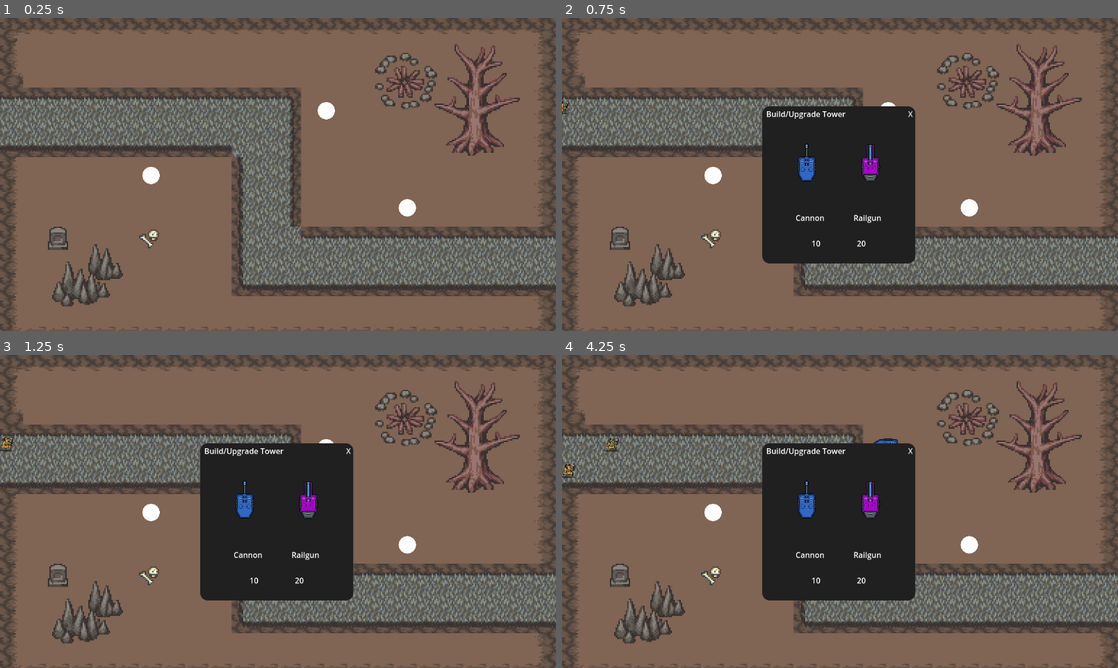
Above: before the commit, frames 1-4 (two rows, left to right).
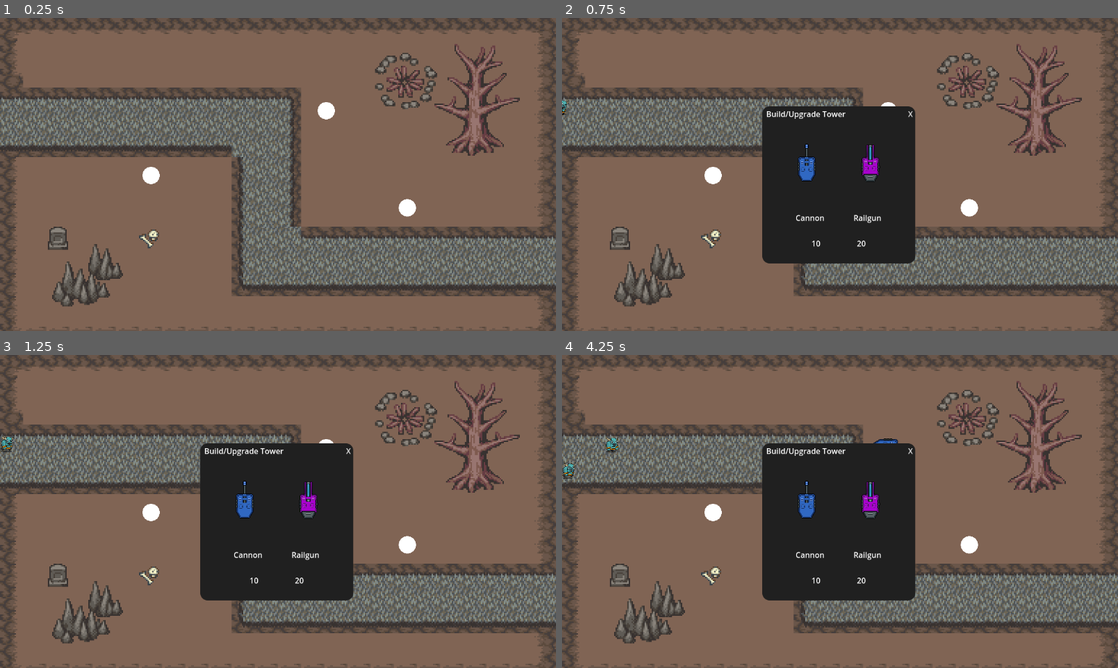
Above: after the commit, the same moments.

Repository: moepoi/Frontier-of-Hell
Game: Godot game, scene res://scenes/stages/stage_1.tscn
Two runs of this game, one before a commit and one after it. Both use one fixed random seed, a clock stepped at 60 frames per second and the inputs below.
Inputs (mouse positions are in pixels of both pictures, inside the frame that each line leads up to):
- Up to frame 1 (0.25 s): no input
- Up to frame 2 (0.75 s): tap Enter at 0.5 s; move the mouse to (712, 174) at 0.52 s; click (712, 174) at 0.67 s
- Up to frame 3 (1.25 s): no input
- Up to frame 4 (4.25 s): click "X" at 1.25 s; move the mouse to (890, 448) at 2.02 s; click (890, 448) at 2.17 s; click (806, 505) at 2.75 s; tap Space at 3.5 s; move the mouse to (967, 545) at 3.52 s; click (967, 545) at 3.67 s

Frame 1 is identical in both runs. In frame 2, less than 0.1% of the frame differs, in the area x 0-2%, y 26-32%; in frame 3, less than 0.1%; in frame 4, 0.2%, in the area x 0-11%, y 26-40%.

Commit message:
Add more enemies

Diff:
--- /dev/null
+++ b/scenes/enemies/cyclops.tscn
@@ -0,0 +1,171 @@
+[gd_scene load_steps=21 format=3 uid="uid://dxqjsq73hbgd1"]
+
+[ext_resource type="Script" path="res://scripts/enemies/enemy.gd" id="1_vqyfw"]
+[ext_resource type="Texture2D" uid="uid://cxkvhb7olncvm" path="res://assets/spritesheets/enemies/cyclops.png" id="2_tsimi"]
+
+[sub_resource type="AtlasTexture" id="AtlasTexture_02emm"]
+atlas = ExtResource("2_tsimi")
+region = Rect2(1536, 2048, 512, 512)
+
+[sub_resource type="AtlasTexture" id="AtlasTexture_4nowt"]
+atlas = ExtResource("2_tsimi")
+region = Rect2(0, 2560, 512, 512)
+
+[sub_resource type="AtlasTexture" id="AtlasTexture_ieobi"]
+atlas = ExtResource("2_tsimi")
+region = Rect2(512, 2560, 512, 512)
+
+[sub_resource type="AtlasTexture" id="AtlasTexture_vu33q"]
+atlas = ExtResource("2_tsimi")
+region = Rect2(1024, 2560, 512, 512)
+
+[sub_resource type="AtlasTexture" id="AtlasTexture_ol8b7"]
+atlas = ExtResource("2_tsimi")
+region = Rect2(1536, 0, 512, 512)
+
+[sub_resource type="AtlasTexture" id="AtlasTexture_8gjvo"]
+atlas = ExtResource("2_tsimi")
+region = Rect2(0, 512, 512, 512)
+
+[sub_resource type="AtlasTexture" id="AtlasTexture_wkd5o"]
+atlas = ExtResource("2_tsimi")
+region = Rect2(512, 512, 512, 512)
+
+[sub_resource type="AtlasTexture" id="AtlasTexture_3onui"]
+atlas = ExtResource("2_tsimi")
+region = Rect2(1024, 512, 512, 512)
+
+[sub_resource type="AtlasTexture" id="AtlasTexture_lffse"]
+atlas = ExtResource("2_tsimi")
+region = Rect2(1536, 4096, 512, 512)
+
+[sub_resource type="AtlasTexture" id="AtlasTexture_fe0q1"]
+atlas = ExtResource("2_tsimi")
+region = Rect2(0, 4608, 512, 512)
+
+[sub_resource type="AtlasTexture" id="AtlasTexture_ll1ic"]
+atlas = ExtResource("2_tsimi")
+region = Rect2(512, 4608, 512, 512)
+
+[sub_resource type="AtlasTexture" id="AtlasTexture_2b7r7"]
+atlas = ExtResource("2_tsimi")
+region = Rect2(1024, 4608, 512, 512)
+
+[sub_resource type="AtlasTexture" id="AtlasTexture_i5q0p"]
+atlas = ExtResource("2_tsimi")
+region = Rect2(1536, 6144, 512, 512)
+
+[sub_resource type="AtlasTexture" id="AtlasTexture_oloxg"]
+atlas = ExtResource("2_tsimi")
+region = Rect2(0, 6656, 512, 512)
+
+[sub_resource type="AtlasTexture" id="AtlasTexture_j6ekq"]
+atlas = ExtResource("2_tsimi")
+region = Rect2(512, 6656, 512, 512)
+
+[sub_resource type="AtlasTexture" id="AtlasTexture_ky0gu"]
+atlas = ExtResource("2_tsimi")
+region = Rect2(1024, 6656, 512, 512)
+
+[sub_resource type="SpriteFrames" id="SpriteFrames_2gjkv"]
+animations = [{
+"frames": [{
+"duration": 1.0,
+"texture": SubResource("AtlasTexture_02emm")
+}, {
+"duration": 1.0,
+"texture": SubResource("AtlasTexture_4nowt")
+}, {
+"duration": 1.0,
+"texture": SubResource("AtlasTexture_ieobi")
+}, {
+"duration": 1.0,
+"texture": SubResource("AtlasTexture_vu33q")
+}],
+"loop": true,
+"name": &"back",
+"speed": 5.0
+}, {
+"frames": [{
+"duration": 1.0,
+"texture": SubResource("AtlasTexture_ol8b7")
+}, {
+"duration": 1.0,
+"texture": SubResource("AtlasTexture_8gjvo")
+}, {
+"duration": 1.0,
+"texture": SubResource("AtlasTexture_wkd5o")
+}, {
+"duration": 1.0,
+"texture": SubResource("AtlasTexture_3onui")
+}],
+"loop": true,
+"name": &"front",
+"speed": 5.0
+}, {
+"frames": [{
+"duration": 1.0,
+"texture": SubResource("AtlasTexture_lffse")
+}, {
+"duration": 1.0,
+"texture": SubResource("AtlasTexture_fe0q1")
+}, {
+"duration": 1.0,
+"texture": SubResource("AtlasTexture_ll1ic")
+}, {
+"duration": 1.0,
+"texture": SubResource("AtlasTexture_2b7r7")
+}],
+"loop": true,
+"name": &"left",
+"speed": 5.0
+}, {
+"frames": [{
+"duration": 1.0,
+"texture": SubResource("AtlasTexture_i5q0p")
+}, {
+"duration": 1.0,
+"texture": SubResource("AtlasTexture_oloxg")
+}, {
+"duration": 1.0,
+"texture": SubResource("AtlasTexture_j6ekq")
+}, {
+"duration": 1.0,
+"texture": SubResource("AtlasTexture_ky0gu")
+}],
+"loop": true,
+"name": &"right",
+"speed": 5.0
+}]
+
+[sub_resource type="CapsuleShape2D" id="CapsuleShape2D_5hy1j"]
+radius = 21.0065
+height = 42.013
+
+[node name="Enemy" type="PathFollow2D"]
+rotation = 0.00699289
+rotates = false
+loop = false
+script = ExtResource("1_vqyfw")
+
+[node name="EnemyBody" type="CharacterBody2D" parent="." groups=["Enemy"]]
+
+[node name="AnimatedSprite2D" type="AnimatedSprite2D" parent="EnemyBody"]
+position = Vector2(9.15527e-05, 0.00012207)
+scale = Vector2(0.09, 0.089)
+sprite_frames = SubResource("SpriteFrames_2gjkv")
+animation = &"right"
+autoplay = "right"
+
+[node name="CollisionShape2D" type="CollisionShape2D" parent="EnemyBody"]
+position = Vector2(-0.992983, 1.00696)
+shape = SubResource("CapsuleShape2D_5hy1j")
+
+[node name="HealthBar" type="ProgressBar" parent="EnemyBody"]
+modulate = Color(0.431373, 0.815686, 0, 1)
+offset_left = -15.1814
+offset_top = -25.8945
+offset_right = 86.8186
+offset_bottom = 1.10553
+scale = Vector2(0.3, 0.3)
+show_percentage = false
--- /dev/null
+++ b/scenes/enemies/demon.tscn
@@ -0,0 +1,172 @@
+[gd_scene load_steps=21 format=3 uid="uid://btaiqm84ygubk"]
+
+[ext_resource type="Script" path="res://scripts/enemies/enemy.gd" id="1_7h4t3"]
+[ext_resource type="Texture2D" uid="uid://dfdhwhurk5fbm" path="res://assets/spritesheets/enemies/demon.png" id="2_kwsco"]
+
+[sub_resource type="AtlasTexture" id="AtlasTexture_10024"]
+atlas = ExtResource("2_kwsco")
+region = Rect2(1536, 2048, 512, 512)
+
+[sub_resource type="AtlasTexture" id="AtlasTexture_00dy0"]
+atlas = ExtResource("2_kwsco")
+region = Rect2(0, 2560, 512, 512)
+
+[sub_resource type="AtlasTexture" id="AtlasTexture_culrj"]
+atlas = ExtResource("2_kwsco")
+region = Rect2(512, 2560, 512, 512)
+
+[sub_resource type="AtlasTexture" id="AtlasTexture_0vaxq"]
+atlas = ExtResource("2_kwsco")
+region = Rect2(1024, 2560, 512, 512)
+
+[sub_resource type="AtlasTexture" id="AtlasTexture_3mqix"]
+atlas = ExtResource("2_kwsco")
+region = Rect2(1536, 0, 512, 512)
+
+[sub_resource type="AtlasTexture" id="AtlasTexture_wfj0a"]
+atlas = ExtResource("2_kwsco")
+region = Rect2(0, 512, 512, 512)
+
+[sub_resource type="AtlasTexture" id="AtlasTexture_t8isr"]
+atlas = ExtResource("2_kwsco")
+region = Rect2(512, 512, 512, 512)
+
+[sub_resource type="AtlasTexture" id="AtlasTexture_xmbaf"]
+atlas = ExtResource("2_kwsco")
+region = Rect2(1024, 512, 512, 512)
+
+[sub_resource type="AtlasTexture" id="AtlasTexture_de3hb"]
+atlas = ExtResource("2_kwsco")
+region = Rect2(1536, 4096, 512, 512)
+
+[sub_resource type="AtlasTexture" id="AtlasTexture_wbpcu"]
+atlas = ExtResource("2_kwsco")
+region = Rect2(0, 4608, 512, 512)
+
+[sub_resource type="AtlasTexture" id="AtlasTexture_vtwgm"]
+atlas = ExtResource("2_kwsco")
+region = Rect2(512, 4608, 512, 512)
+
+[sub_resource type="AtlasTexture" id="AtlasTexture_klw0b"]
+atlas = ExtResource("2_kwsco")
+region = Rect2(1024, 4608, 512, 512)
+
+[sub_resource type="AtlasTexture" id="AtlasTexture_8x1s8"]
+atlas = ExtResource("2_kwsco")
+region = Rect2(1536, 6144, 512, 512)
+
+[sub_resource type="AtlasTexture" id="AtlasTexture_4ma7v"]
+atlas = ExtResource("2_kwsco")
+region = Rect2(0, 6656, 512, 512)
+
+[sub_resource type="AtlasTexture" id="AtlasTexture_s61h2"]
+atlas = ExtResource("2_kwsco")
+region = Rect2(512, 6656, 512, 512)
+
+[sub_resource type="AtlasTexture" id="AtlasTexture_h1ctc"]
+atlas = ExtResource("2_kwsco")
+region = Rect2(1024, 6656, 512, 512)
+
+[sub_resource type="SpriteFrames" id="SpriteFrames_nh3e1"]
+animations = [{
+"frames": [{
+"duration": 1.0,
+"texture": SubResource("AtlasTexture_10024")
+}, {
+"duration": 1.0,
+"texture": SubResource("AtlasTexture_00dy0")
+}, {
+"duration": 1.0,
+"texture": SubResource("AtlasTexture_culrj")
+}, {
+"duration": 1.0,
+"texture": SubResource("AtlasTexture_0vaxq")
+}],
+"loop": true,
+"name": &"back",
+"speed": 5.0
+}, {
+"frames": [{
+"duration": 1.0,
+"texture": SubResource("AtlasTexture_3mqix")
+}, {
+"duration": 1.0,
+"texture": SubResource("AtlasTexture_wfj0a")
+}, {
+"duration": 1.0,
+"texture": SubResource("AtlasTexture_t8isr")
+}, {
+"duration": 1.0,
+"texture": SubResource("AtlasTexture_xmbaf")
+}],
+"loop": true,
+"name": &"front",
+"speed": 5.0
+}, {
+"frames": [{
+"duration": 1.0,
+"texture": SubResource("AtlasTexture_de3hb")
+}, {
+"duration": 1.0,
+"texture": SubResource("AtlasTexture_wbpcu")
+}, {
+"duration": 1.0,
+"texture": SubResource("AtlasTexture_vtwgm")
+}, {
+"duration": 1.0,
+"texture": SubResource("AtlasTexture_klw0b")
+}],
+"loop": true,
+"name": &"left",
+"speed": 5.0
+}, {
+"frames": [{
+"duration": 1.0,
+"texture": SubResource("AtlasTexture_8x1s8")
+}, {
+"duration": 1.0,
+"texture": SubResource("AtlasTexture_4ma7v")
+}, {
+"duration": 1.0,
+"texture": SubResource("AtlasTexture_s61h2")
+}, {
+"duration": 1.0,
+"texture": SubResource("AtlasTexture_h1ctc")
+}],
+"loop": true,
+"name": &"right",
+"speed": 5.0
+}]
+
+[sub_resource type="CapsuleShape2D" id="CapsuleShape2D_5hy1j"]
+radius = 21.0065
+height = 42.013
+
+[node name="Enemy" type="PathFollow2D"]
+rotation = 0.00699289
+rotates = false
+loop = false
+script = ExtResource("1_7h4t3")
+
+[node name="EnemyBody" type="CharacterBody2D" parent="." groups=["Enemy"]]
+
+[node name="AnimatedSprite2D" type="AnimatedSprite2D" parent="EnemyBody"]
+position = Vector2(9.15527e-05, 0.00012207)
+scale = Vector2(0.09, 0.089)
+sprite_frames = SubResource("SpriteFrames_nh3e1")
+animation = &"back"
+autoplay = "right"
+frame_progress = 0.853856
+
+[node name="CollisionShape2D" type="CollisionShape2D" parent="EnemyBody"]
+position = Vector2(-0.992983, 1.00696)
+shape = SubResource("CapsuleShape2D_5hy1j")
+
+[node name="HealthBar" type="ProgressBar" parent="EnemyBody"]
+modulate = Color(0.431373, 0.815686, 0, 1)
+offset_left = -15.1814
+offset_top = -25.8945
+offset_right = 86.8186
+offset_bottom = 1.10553
+scale = Vector2(0.3, 0.3)
+show_percentage = false
--- /dev/null
+++ b/scenes/enemies/demon_boar.tscn
@@ -0,0 +1,171 @@
+[gd_scene load_steps=21 format=3 uid="uid://bajs6ngory3qo"]
+
+[ext_resource type="Script" path="res://scripts/enemies/enemy.gd" id="1_00y7u"]
+[ext_resource type="Texture2D" uid="uid://d1q5q70hng32n" path="res://assets/spritesheets/enemies/demon-boar.png" id="2_jti63"]
+
+[sub_resource type="AtlasTexture" id="AtlasTexture_lpyls"]
+atlas = ExtResource("2_jti63")
+region = Rect2(1536, 2048, 512, 512)
+
+[sub_resource type="AtlasTexture" id="AtlasTexture_860ph"]
+atlas = ExtResource("2_jti63")
+region = Rect2(0, 2560, 512, 512)
+
+[sub_resource type="AtlasTexture" id="AtlasTexture_dabs2"]
+atlas = ExtResource("2_jti63")
+region = Rect2(512, 2560, 512, 512)
+
+[sub_resource type="AtlasTexture" id="AtlasTexture_ntvbs"]
+atlas = ExtResource("2_jti63")
+region = Rect2(1024, 2560, 512, 512)
+
+[sub_resource type="AtlasTexture" id="AtlasTexture_7uatc"]
+atlas = ExtResource("2_jti63")
+region = Rect2(1536, 0, 512, 512)
+
+[sub_resource type="AtlasTexture" id="AtlasTexture_ray5k"]
+atlas = ExtResource("2_jti63")
+region = Rect2(0, 512, 512, 512)
+
+[sub_resource type="AtlasTexture" id="AtlasTexture_tbpvq"]
+atlas = ExtResource("2_jti63")
+region = Rect2(512, 512, 512, 512)
+
+[sub_resource type="AtlasTexture" id="AtlasTexture_1y7jo"]
+atlas = ExtResource("2_jti63")
+region = Rect2(1024, 512, 512, 512)
+
+[sub_resource type="AtlasTexture" id="AtlasTexture_0bdj2"]
+atlas = ExtResource("2_jti63")
+region = Rect2(1536, 4096, 512, 512)
+
+[sub_resource type="AtlasTexture" id="AtlasTexture_hkv0q"]
+atlas = ExtResource("2_jti63")
+region = Rect2(0, 4608, 512, 512)
+
+[sub_resource type="AtlasTexture" id="AtlasTexture_jtpsr"]
+atlas = ExtResource("2_jti63")
+region = Rect2(512, 4608, 512, 512)
+
+[sub_resource type="AtlasTexture" id="AtlasTexture_11ju7"]
+atlas = ExtResource("2_jti63")
+region = Rect2(1024, 4608, 512, 512)
+
+[sub_resource type="AtlasTexture" id="AtlasTexture_hhppb"]
+atlas = ExtResource("2_jti63")
+region = Rect2(1536, 6144, 512, 512)
+
+[sub_resource type="AtlasTexture" id="AtlasTexture_fehrm"]
+atlas = ExtResource("2_jti63")
+region = Rect2(0, 6656, 512, 512)
+
+[sub_resource type="AtlasTexture" id="AtlasTexture_rnp8l"]
+atlas = ExtResource("2_jti63")
+region = Rect2(512, 6656, 512, 512)
+
+[sub_resource type="AtlasTexture" id="AtlasTexture_52nyu"]
+atlas = ExtResource("2_jti63")
+region = Rect2(1024, 6656, 512, 512)
+
+[sub_resource type="SpriteFrames" id="SpriteFrames_ny71s"]
+animations = [{
+"frames": [{
+"duration": 1.0,
+"texture": SubResource("AtlasTexture_lpyls")
+}, {
+"duration": 1.0,
+"texture": SubResource("AtlasTexture_860ph")
+}, {
+"duration": 1.0,
+"texture": SubResource("AtlasTexture_dabs2")
+}, {
+"duration": 1.0,
+"texture": SubResource("AtlasTexture_ntvbs")
+}],
+"loop": true,
+"name": &"back",
+"speed": 5.0
+}, {
+"frames": [{
+"duration": 1.0,
+"texture": SubResource("AtlasTexture_7uatc")
+}, {
+"duration": 1.0,
+"texture": SubResource("AtlasTexture_ray5k")
+}, {
+"duration": 1.0,
+"texture": SubResource("AtlasTexture_tbpvq")
+}, {
+"duration": 1.0,
+"texture": SubResource("AtlasTexture_1y7jo")
+}],
+"loop": true,
+"name": &"front",
+"speed": 5.0
+}, {
+"frames": [{
+"duration": 1.0,
+"texture": SubResource("AtlasTexture_0bdj2")
+}, {
+"duration": 1.0,
+"texture": SubResource("AtlasTexture_hkv0q")
+}, {
+"duration": 1.0,
+"texture": SubResource("AtlasTexture_jtpsr")
+}, {
+"duration": 1.0,
+"texture": SubResource("AtlasTexture_11ju7")
+}],
+"loop": true,
+"name": &"left",
+"speed": 5.0
+}, {
+"frames": [{
+"duration": 1.0,
+"texture": SubResource("AtlasTexture_hhppb")
+}, {
+"duration": 1.0,
+"texture": SubResource("AtlasTexture_fehrm")
+}, {
+"duration": 1.0,
+"texture": SubResource("AtlasTexture_rnp8l")
+}, {
+"duration": 1.0,
+"texture": SubResource("AtlasTexture_52nyu")
+}],
+"loop": true,
+"name": &"right",
+"speed": 5.0
+}]
+
+[sub_resource type="CapsuleShape2D" id="CapsuleShape2D_5hy1j"]
+radius = 21.0065
+height = 42.013
+
+[node name="Enemy" type="PathFollow2D"]
+rotation = 0.00699289
+rotates = false
+loop = false
+script = ExtResource("1_00y7u")
+
+[node name="EnemyBody" type="CharacterBody2D" parent="." groups=["Enemy"]]
+
+[node name="AnimatedSprite2D" type="AnimatedSprite2D" parent="EnemyBody"]
+position = Vector2(9.15527e-05, 0.00012207)
+scale = Vector2(0.09, 0.089)
+sprite_frames = SubResource("SpriteFrames_ny71s")
+animation = &"right"
+autoplay = "right"
+
+[node name="CollisionShape2D" type="CollisionShape2D" parent="EnemyBody"]
+position = Vector2(-0.992983, 1.00696)
+shape = SubResource("CapsuleShape2D_5hy1j")
+
+[node name="HealthBar" type="ProgressBar" parent="EnemyBody"]
+modulate = Color(0.431373, 0.815686, 0, 1)
+offset_left = -15.1814
+offset_top = -25.8945
+offset_right = 86.8186
+offset_bottom = 1.10553
+scale = Vector2(0.3, 0.3)
+show_percentage = false
--- /dev/null
+++ b/scenes/enemies/demon_fungus.tscn
@@ -0,0 +1,173 @@
+[gd_scene load_steps=21 format=3 uid="uid://sbr727jduiqw"]
+
+[ext_resource type="Script" path="res://scripts/enemies/enemy.gd" id="1_4wu2v"]
+[ext_resource type="Texture2D" uid="uid://bfyws0srbawxx" path="res://assets/spritesheets/enemies/demon-fungus.png" id="2_jkw1p"]
+
+[sub_resource type="AtlasTexture" id="AtlasTexture_dt5pf"]
+atlas = ExtResource("2_jkw1p")
+region = Rect2(1536, 2048, 512, 512)
+
+[sub_resource type="AtlasTexture" id="AtlasTexture_w053b"]
+atlas = ExtResource("2_jkw1p")
+region = Rect2(0, 2560, 512, 512)
+
+[sub_resource type="AtlasTexture" id="AtlasTexture_jgmu6"]
+atlas = ExtResource("2_jkw1p")
+region = Rect2(512, 2560, 512, 512)
+
+[sub_resource type="AtlasTexture" id="AtlasTexture_qjv30"]
+atlas = ExtResource("2_jkw1p")
+region = Rect2(1024, 2560, 512, 512)
+
+[sub_resource type="AtlasTexture" id="AtlasTexture_pq10w"]
+atlas = ExtResource("2_jkw1p")
+region = Rect2(1536, 0, 512, 512)
+
+[sub_resource type="AtlasTexture" id="AtlasTexture_ra4kd"]
+atlas = ExtResource("2_jkw1p")
+region = Rect2(0, 512, 512, 512)
+
+[sub_resource type="AtlasTexture" id="AtlasTexture_vppnh"]
+atlas = ExtResource("2_jkw1p")
+region = Rect2(512, 512, 512, 512)
+
+[sub_resource type="AtlasTexture" id="AtlasTexture_mx1o8"]
+atlas = ExtResource("2_jkw1p")
+region = Rect2(1024, 512, 512, 512)
+
+[sub_resource type="AtlasTexture" id="AtlasTexture_qlghv"]
+atlas = ExtResource("2_jkw1p")
+region = Rect2(1536, 4096, 512, 512)
+
+[sub_resource type="AtlasTexture" id="AtlasTexture_t7dqq"]
+atlas = ExtResource("2_jkw1p")
+region = Rect2(0, 4608, 512, 512)
+
+[sub_resource type="AtlasTexture" id="AtlasTexture_l7061"]
+atlas = ExtResource("2_jkw1p")
+region = Rect2(512, 4608, 512, 512)
+
+[sub_resource type="AtlasTexture" id="AtlasTexture_qcnku"]
+atlas = ExtResource("2_jkw1p")
+region = Rect2(1024, 4608, 512, 512)
+
+[sub_resource type="AtlasTexture" id="AtlasTexture_ibux8"]
+atlas = ExtResource("2_jkw1p")
+region = Rect2(1536, 6144, 512, 512)
+
+[sub_resource type="AtlasTexture" id="AtlasTexture_daege"]
+atlas = ExtResource("2_jkw1p")
+region = Rect2(0, 6656, 512, 512)
+
+[sub_resource type="AtlasTexture" id="AtlasTexture_gv5sd"]
+atlas = ExtResource("2_jkw1p")
+region = Rect2(512, 6656, 512, 512)
+
+[sub_resource type="AtlasTexture" id="AtlasTexture_x8ovq"]
+atlas = ExtResource("2_jkw1p")
+region = Rect2(1024, 6656, 512, 512)
+
+[sub_resource type="SpriteFrames" id="SpriteFrames_5yy3x"]
+animations = [{
+"frames": [{
+"duration": 1.0,
+"texture": SubResource("AtlasTexture_dt5pf")
+}, {
+"duration": 1.0,
+"texture": SubResource("AtlasTexture_w053b")
+}, {
+"duration": 1.0,
+"texture": SubResource("AtlasTexture_jgmu6")
+}, {
+"duration": 1.0,
+"texture": SubResource("AtlasTexture_qjv30")
+}],
+"loop": true,
+"name": &"back",
+"speed": 5.0
+}, {
+"frames": [{
+"duration": 1.0,
+"texture": SubResource("AtlasTexture_pq10w")
+}, {
+"duration": 1.0,
+"texture": SubResource("AtlasTexture_ra4kd")
+}, {
+"duration": 1.0,
+"texture": SubResource("AtlasTexture_vppnh")
+}, {
+"duration": 1.0,
+"texture": SubResource("AtlasTexture_mx1o8")
+}],
+"loop": true,
+"name": &"front",
+"speed": 5.0
+}, {
+"frames": [{
+"duration": 1.0,
+"texture": SubResource("AtlasTexture_qlghv")
+}, {
+"duration": 1.0,
+"texture": SubResource("AtlasTexture_t7dqq")
+}, {
+"duration": 1.0,
+"texture": SubResource("AtlasTexture_l7061")
+}, {
+"duration": 1.0,
+"texture": SubResource("AtlasTexture_qcnku")
+}],
+"loop": true,
+"name": &"left",
+"speed": 5.0
+}, {
+"frames": [{
+"duration": 1.0,
+"texture": SubResource("AtlasTexture_ibux8")
+}, {
+"duration": 1.0,
+"texture": SubResource("AtlasTexture_daege")
+}, {
+"duration": 1.0,
+"texture": SubResource("AtlasTexture_gv5sd")
+}, {
+"duration": 1.0,
+"texture": SubResource("AtlasTexture_x8ovq")
+}],
+"loop": true,
+"name": &"right",
+"speed": 5.0
+}]
+
+[sub_resource type="CapsuleShape2D" id="CapsuleShape2D_5hy1j"]
+radius = 21.0065
+height = 42.013
+
+[node name="Enemy" type="PathFollow2D"]
+rotation = 0.00699289
+rotates = false
+loop = false
+script = ExtResource("1_4wu2v")
+
+[node name="EnemyBody" type="CharacterBody2D" parent="." groups=["Enemy"]]
+
+[node name="AnimatedSprite2D" type="AnimatedSprite2D" parent="EnemyBody"]
+position = Vector2(9.15527e-05, 0.00012207)
+scale = Vector2(0.09, 0.089)
+sprite_frames = SubResource("SpriteFrames_5yy3x")
+animation = &"right"
+autoplay = "right"
+frame = 2
+frame_progress = 0.287168
+
+[node name="CollisionShape2D" type="CollisionShape2D" parent="EnemyBody"]
+position = Vector2(-0.992983, 1.00696)
+shape = SubResource("CapsuleShape2D_5hy1j")
+
+[node name="HealthBar" type="ProgressBar" parent="EnemyBody"]
+modulate = Color(0.431373, 0.815686, 0, 1)
+offset_left = -15.1814
+offset_top = -25.8945
+offset_right = 86.8186
+offset_bottom = 1.10553
+scale = Vector2(0.3, 0.3)
+show_percentage = false
--- /dev/null
+++ b/scenes/enemies/demon_shark.tscn
@@ -0,0 +1,172 @@
+[gd_scene load_steps=21 format=3 uid="uid://dud7to2ncqrqe"]
+
+[ext_resource type="Script" path="res://scripts/enemies/enemy.gd" id="1_m5a36"]
+[ext_resource type="Texture2D" uid="uid://dgegmre1q57o5" path="res://assets/spritesheets/enemies/demon-shark.png" id="2_6ikdk"]
+
+[sub_resource type="AtlasTexture" id="AtlasTexture_epaj2"]
+atlas = ExtResource("2_6ikdk")
+region = Rect2(1536, 2048, 512, 512)
+
+[sub_resource type="AtlasTexture" id="AtlasTexture_1crj8"]
+atlas = ExtResource("2_6ikdk")
+region = Rect2(0, 2560, 512, 512)
+
+[sub_resource type="AtlasTexture" id="AtlasTexture_g5ym8"]
+atlas = ExtResource("2_6ikdk")
+region = Rect2(512, 2560, 512, 512)
+
+[sub_resource type="AtlasTexture" id="AtlasTexture_d2v6e"]
+atlas = ExtResource("2_6ikdk")
+region = Rect2(1024, 2560, 512, 512)
+
+[sub_resource type="AtlasTexture" id="AtlasTexture_uu6ue"]
+atlas = ExtResource("2_6ikdk")
+region = Rect2(1536, 0, 512, 512)
+
+[sub_resource type="AtlasTexture" id="AtlasTexture_wtl6a"]
+atlas = ExtResource("2_6ikdk")
+region = Rect2(0, 512, 512, 512)
+
+[sub_resource type="AtlasTexture" id="AtlasTexture_7kbww"]
+atlas = ExtResource("2_6ikdk")
+region = Rect2(512, 512, 512, 512)
+
+[sub_resource type="AtlasTexture" id="AtlasTexture_vbg20"]
+atlas = ExtResource("2_6ikdk")
+region = Rect2(1024, 512, 512, 512)
+
+[sub_resource type="AtlasTexture" id="AtlasTexture_y6wen"]
+atlas = ExtResource("2_6ikdk")
+region = Rect2(1536, 4096, 512, 512)
+
+[sub_resource type="AtlasTexture" id="AtlasTexture_1ie2v"]
+atlas = ExtResource("2_6ikdk")
+region = Rect2(0, 4608, 512, 512)
+
+[sub_resource type="AtlasTexture" id="AtlasTexture_e20cw"]
+atlas = ExtResource("2_6ikdk")
+region = Rect2(512, 4608, 512, 512)
+
+[sub_resource type="AtlasTexture" id="AtlasTexture_jdojy"]
+atlas = ExtResource("2_6ikdk")
+region = Rect2(1024, 4608, 512, 512)
+
+[sub_resource type="AtlasTexture" id="AtlasTexture_q8wo0"]
+atlas = ExtResource("2_6ikdk")
+region = Rect2(1536, 6144, 512, 512)
+
+[sub_resource type="AtlasTexture" id="AtlasTexture_qmced"]
+atlas = ExtResource("2_6ikdk")
+region = Rect2(0, 6656, 512, 512)
+
+[sub_resource type="AtlasTexture" id="AtlasTexture_044ys"]
+atlas = ExtResource("2_6ikdk")
+region = Rect2(512, 6656, 512, 512)
+
+[sub_resource type="AtlasTexture" id="AtlasTexture_yuu54"]
+atlas = ExtResource("2_6ikdk")
+region = Rect2(1024, 6656, 512, 512)
+
+[sub_resource type="SpriteFrames" id="SpriteFrames_3g1io"]
+animations = [{
+"frames": [{
+"duration": 1.0,
+"texture": SubResource("AtlasTexture_epaj2")
+}, {
+"duration": 1.0,
+"texture": SubResource("AtlasTexture_1crj8")
+}, {
+"duration": 1.0,
+"texture": SubResource("AtlasTexture_g5ym8")
+}, {
+"duration": 1.0,
+"texture": SubResource("AtlasTexture_d2v6e")
+}],
+"loop": true,
+"name": &"back",
+"speed": 5.0
+}, {
+"frames": [{
+"duration": 1.0,
+"texture": SubResource("AtlasTexture_uu6ue")
+}, {
+"duration": 1.0,
+"texture": SubResource("AtlasTexture_wtl6a")
+}, {
+"duration": 1.0,
+"texture": SubResource("AtlasTexture_7kbww")
+}, {
+"duration": 1.0,
+"texture": SubResource("AtlasTexture_vbg20")
+}],
+"loop": true,
+"name": &"front",
+"speed": 5.0
+}, {
+"frames": [{
+"duration": 1.0,
+"texture": SubResource("AtlasTexture_y6wen")
+}, {
+"duration": 1.0,
+"texture": SubResource("AtlasTexture_1ie2v")
+}, {
+"duration": 1.0,
+"texture": SubResource("AtlasTexture_e20cw")
+}, {
+"duration": 1.0,
+"texture": SubResource("AtlasTexture_jdojy")
+}],
+"loop": true,
+"name": &"left",
+"speed": 5.0
+}, {
+"frames": [{
+"duration": 1.0,
+"texture": SubResource("AtlasTexture_q8wo0")
+}, {
+"duration": 1.0,
+"texture": SubResource("AtlasTexture_qmced")
+}, {
+"duration": 1.0,
+"texture": SubResource("AtlasTexture_044ys")
+}, {
+"duration": 1.0,
+"texture": SubResource("AtlasTexture_yuu54")
+}],
+"loop": true,
+"name": &"right",
+"speed": 5.0
+}]
+
+[sub_resource type="CapsuleShape2D" id="CapsuleShape2D_5hy1j"]
+radius = 21.0065
+height = 42.013
+
+[node name="Enemy" type="PathFollow2D"]
+rotation = 0.00699289
+rotates = false
+loop = false
+script = ExtResource("1_m5a36")
+
+[node name="EnemyBody" type="CharacterBody2D" parent="." groups=["Enemy"]]
+
+[node name="AnimatedSprite2D" type="AnimatedSprite2D" parent="EnemyBody"]
+position = Vector2(9.15527e-05, 0.00012207)
+scale = Vector2(0.09, 0.089)
+sprite_frames = SubResource("SpriteFrames_3g1io")
+animation = &"right"
+autoplay = "right"
+frame_progress = 0.720272
+
+[node name="CollisionShape2D" type="CollisionShape2D" parent="EnemyBody"]
+position = Vector2(-0.992983, 1.00696)
+shape = SubResource("CapsuleShape2D_5hy1j")
+
+[node name="HealthBar" type="ProgressBar" parent="EnemyBody"]
+modulate = Color(0.431373, 0.815686, 0, 1)
+offset_left = -15.1814
+offset_top = -25.8945
+offset_right = 86.8186
+offset_bottom = 1.10553
+scale = Vector2(0.3, 0.3)
+show_percentage = false
--- a/scripts/stages/1/config.gd
+++ b/scripts/stages/1/config.gd
@@ -6,6 +6,10 @@
 	"spawn_timer": 3.0,
 	"offset": [-30.0, 30.0],
 	"path_direction": [
+		{
+			"progress": 0,
+			"direction": "right",
+		},
 		{
 			"progress": 570,
 			"direction": "front"
--- a/scripts/stages/1/summon.gd
+++ b/scripts/stages/1/summon.gd
@@ -7,7 +7,7 @@
 
 var spawn_first: bool = true
 
-var enemy: PackedScene = preload("res://scenes/enemies/orc.tscn")
+var enemy: PackedScene = preload("res://scenes/enemies/demon.tscn")
 
 func _ready():
 	summon()
